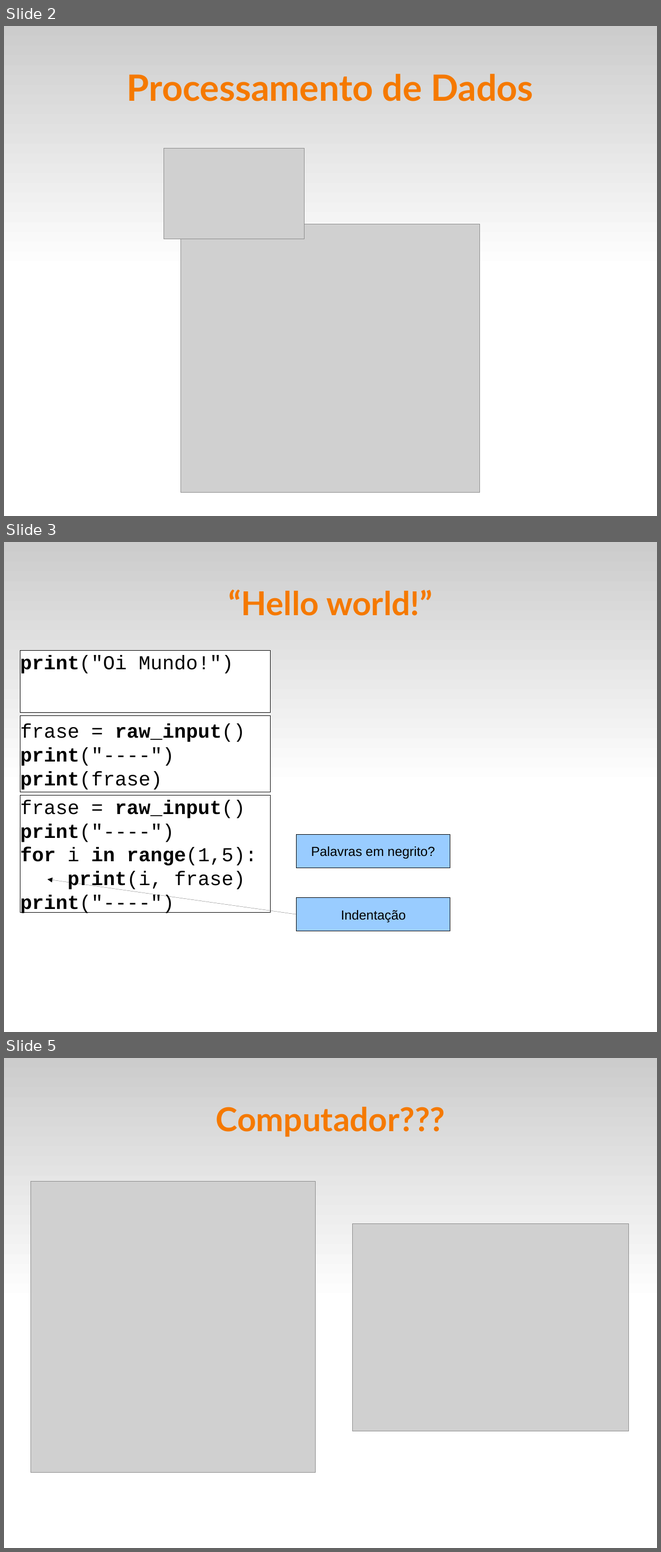
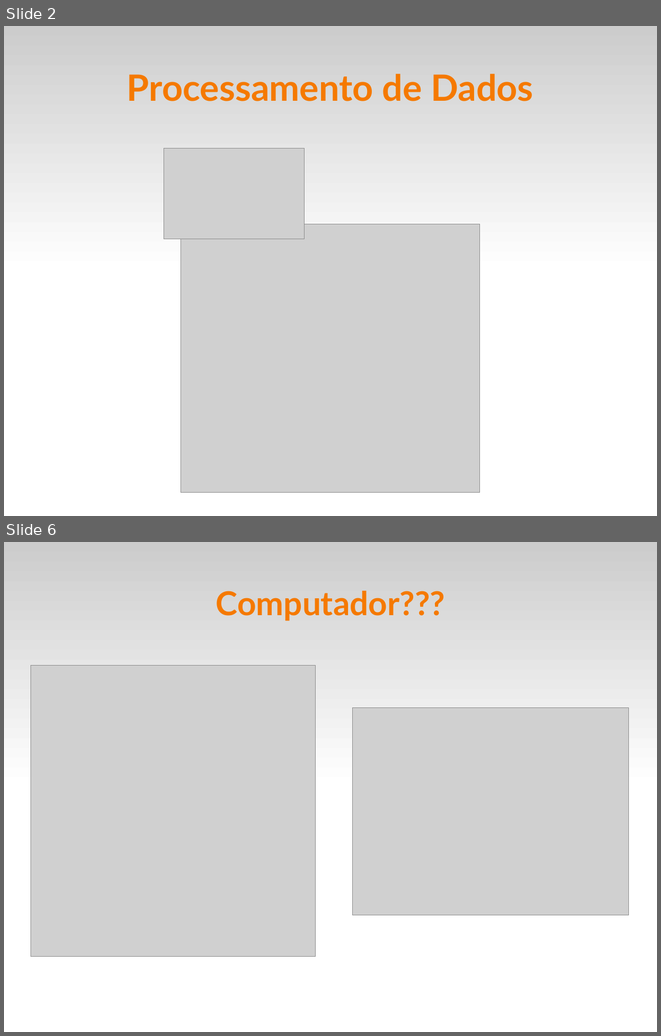
Before and after one commit to fsantanna-uerj/IPD, a slide deck: slides/ipd-01.odp. Shown one above the other, each under a label of ours: slides 2, 3 and 5 before the commit, slides 2 and 6 after it; the slides between them are not shown. The pictures are 661x1552 and 661x1036 pixels, drawn with LibreOffice and Linux fonts; fonts in the diff are those of the drawing; grey boxes stand for pictures. Boxes give left, top, right and bottom in pixels: in the first picture for what was removed or moved away, otherwise in the second. Text is boxed around its words. In the diff, an @@ line names an element or a change of style, - is before the commit and + after.

```diff
--- a/slides/ipd-01.odp
+++ b/slides/ipd-01.odp
@@ slide 3 removed at (4, 542, 657, 1032), background #FFFFFF; not listed: 1 template element that a slide beside it also shows @@
@@ title removed at (229, 589, 432, 616) @@
-“Hello world!”
@@ rectangle removed at (20, 651, 270, 712) @@
-print("Oi Mundo!")
@@ rectangle removed at (20, 716, 270, 792) @@
-frase = raw_input()
-print("----")
-print(frase)
@@ rectangle removed at (20, 795, 270, 912) @@
-frase = raw_input()
-print("----")
-for i in range(1,5):
-print(i, frase)
-print("----")
@@ rectangle removed at (296, 834, 450, 867) @@
-Palavras em negrito?
@@ arrow removed from (297, 914) to (47, 879) @@
@@ rectangle removed at (297, 898, 451, 930) @@
-Indentação
@@ what was slide 5 is now slide 6 @@
```
Also in this commit, not shown: 2 slides changed, 3 slides added, 1 other slide removed, 2 other files.
